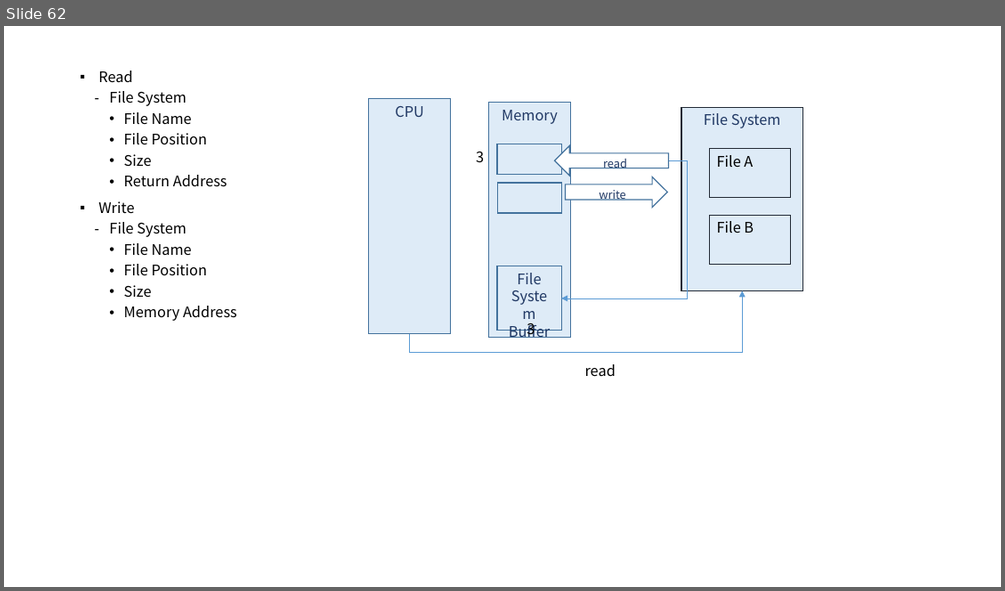
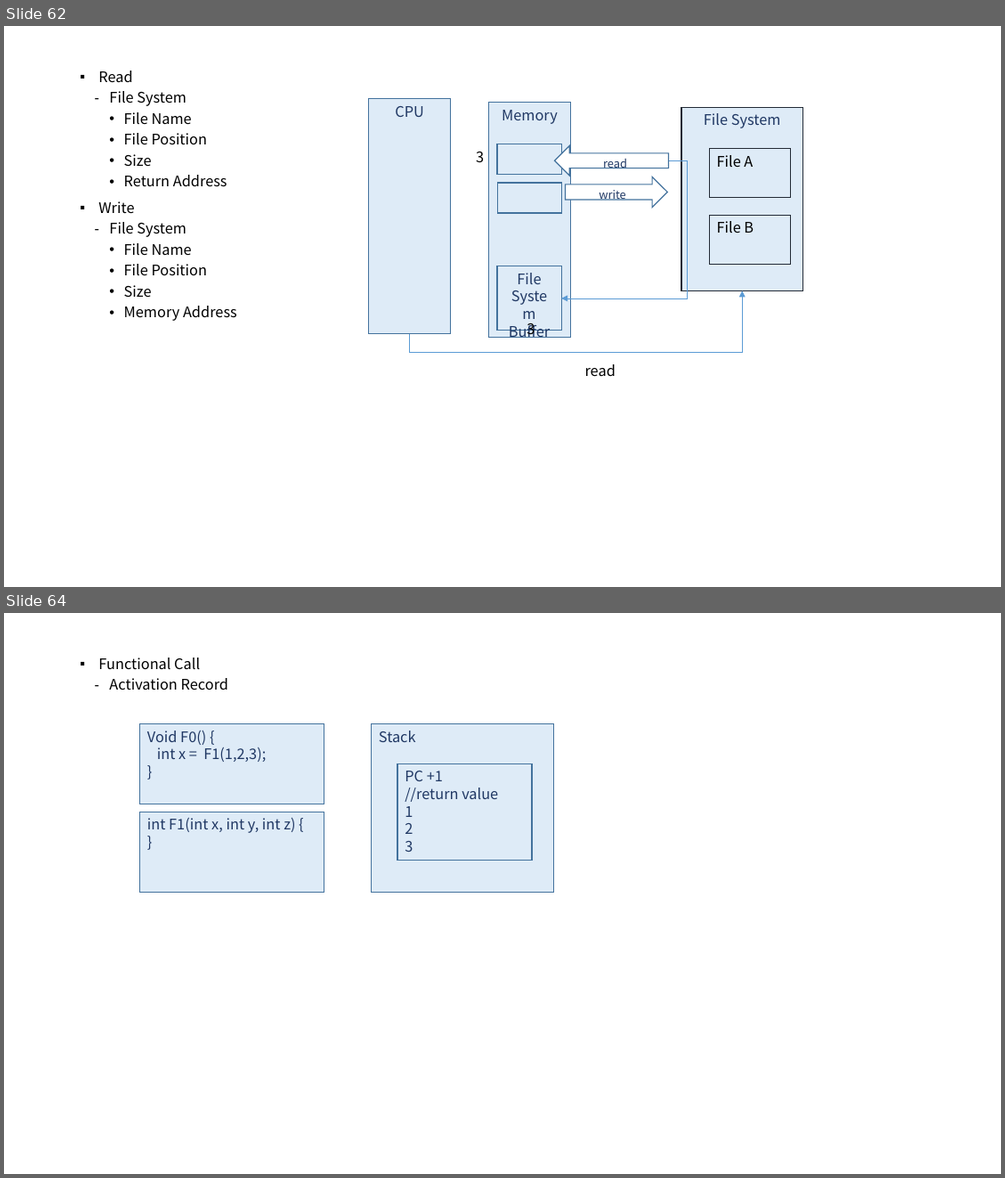
Before and after one commit to mjuclass/202202, a slide deck: OS/시스템프로그래밍2.pptx. Shown one above the other, each under a label of ours: slide 62 before the commit, slides 62 and 64 after it; the slides between them are not shown. The pictures are 1005x591 and 1005x1178 pixels, drawn with LibreOffice and Linux fonts; fonts in the diff are those of the drawing. Boxes give left, top, right and bottom in pixels: in the first picture for what was removed or moved away, otherwise in the second. Text is boxed around its words. In the diff, an @@ line names an element or a change of style, - is before the commit and + after.

```diff
--- a/OS/시스템프로그래밍2.pptx
+++ b/OS/시스템프로그래밍2.pptx
@@ slide 64 added at [4,613,1001,1174], background #FFFFFF @@
@@ text added at [98,657,229,690], 14 pt, text #000000 @@
+▪ Functional Call
+  – Activation Record
@@ rectangle added at [140,723,324,803], fill #DEEBF7, outline #43739E 1 pt, 14 pt, text #203864 @@
+Void F0() {
+int x = F1(1,2,3);
+}
@@ rectangle added at [372,723,554,892], fill #DEEBF7, outline #43739E 1 pt, 14 pt, text #203864 @@
+Stack
@@ rectangle added at [397,764,532,860], fill #DEEBF7, outline #43739E 1 pt, 14 pt, text #203864 @@
+PC +1
+//return value
+1
+2
+3
@@ rectangle added at [140,811,324,892], fill #DEEBF7, outline #43739E 1 pt, 14 pt, text #203864 @@
+int F1(int x, int y, int z) {
+}
```
Also in this commit, not shown: 1 other slide added, 10 other files.
